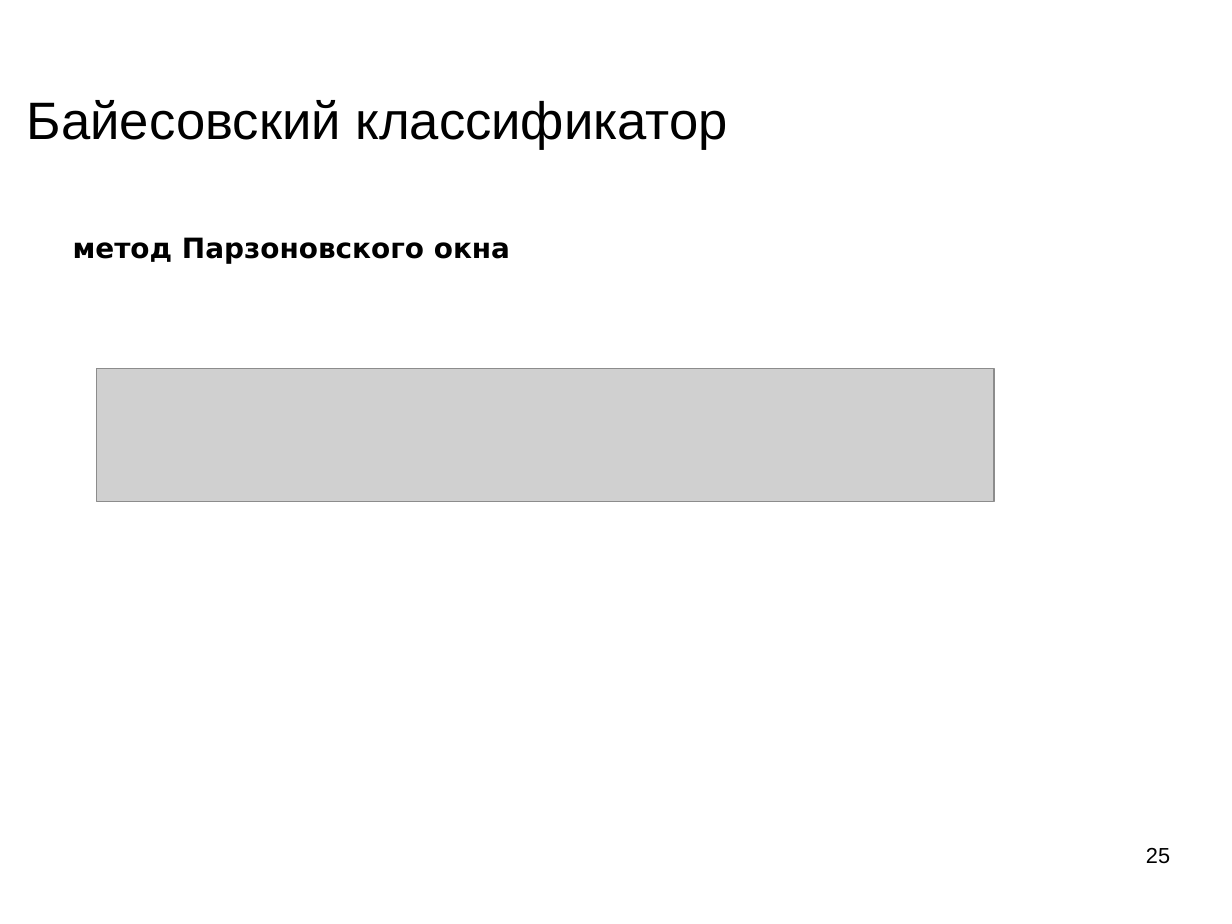
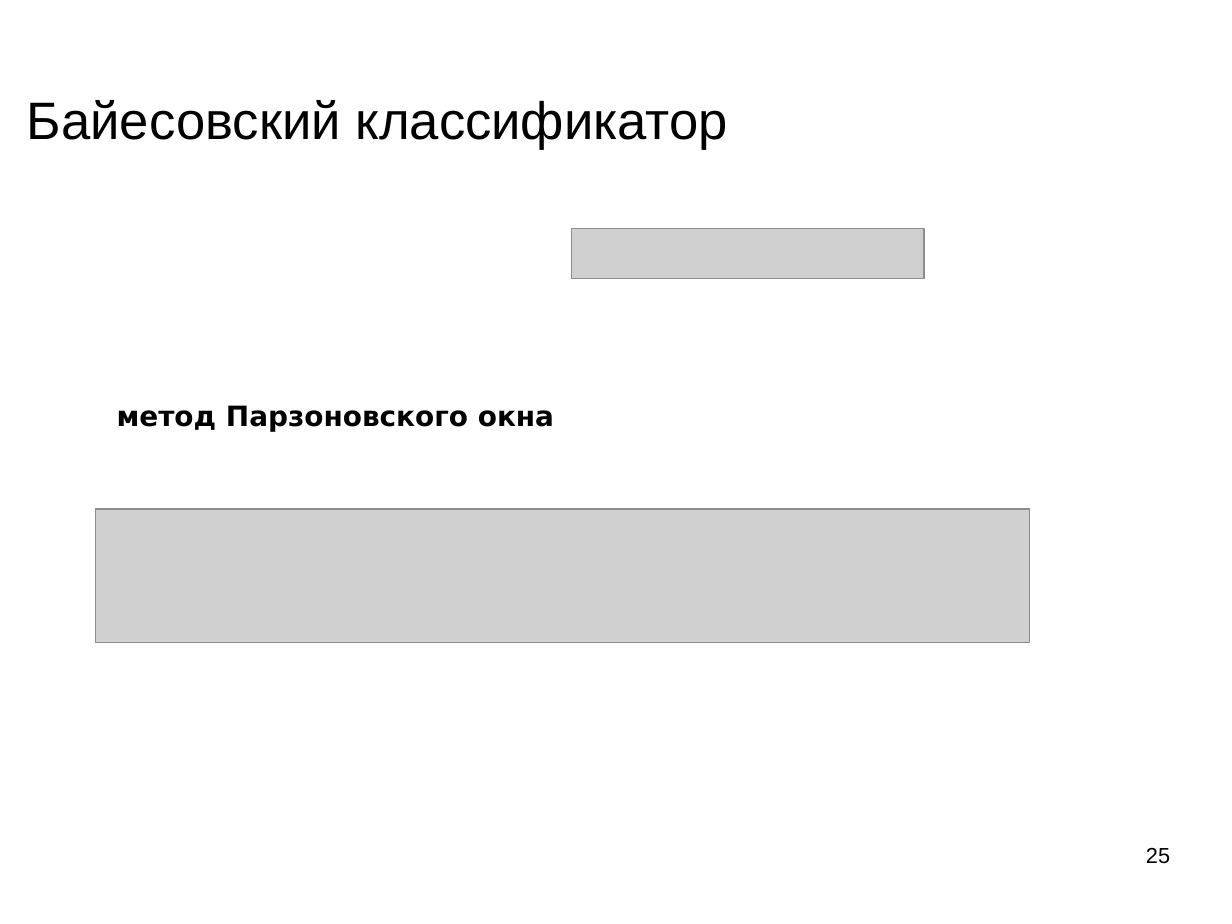
Before and after one commit to mechanoid5/ml_lectorium_legacy, a slide deck: slide 25 of 04-bayes.odp. Drawn at 1232x924 pixels with LibreOffice and Linux fonts; fonts in the diff are those of the drawing; grey boxes stand for pictures; background and template pictures are left out. Boxes give left, top, right and bottom in pixels: in the first picture for what was removed or moved away, otherwise in the second. Text is boxed around its words. In the diff, an @@ line names an element or a change of style, - is before the commit and + after.

```diff
--- a/04-bayes.odp
+++ b/04-bayes.odp
@@ picture added at <box>572,229,925,279</box> @@
@@ text "метод Парзоновского окна": place and size @@
-text "метод Парзоновского окна" at <box>73,237,510,264</box>
+text "метод Парзоновского окна" at <box>117,405,554,431</box>
@@ picture: place and size @@
-picture at <box>97,368,995,501</box>
+picture at <box>96,509,1031,642</box>
```
Also in this commit, not shown: 10 other slides changed, 8 slides added, 2 slides removed, 5 other files.
